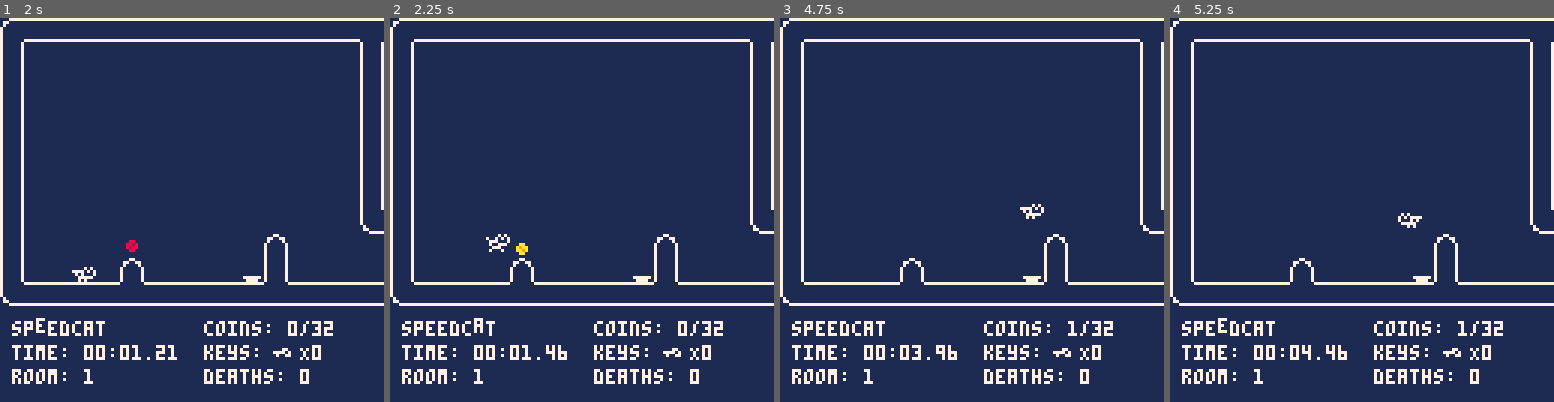
Above: before the commit, frames 1-4 (left to right).
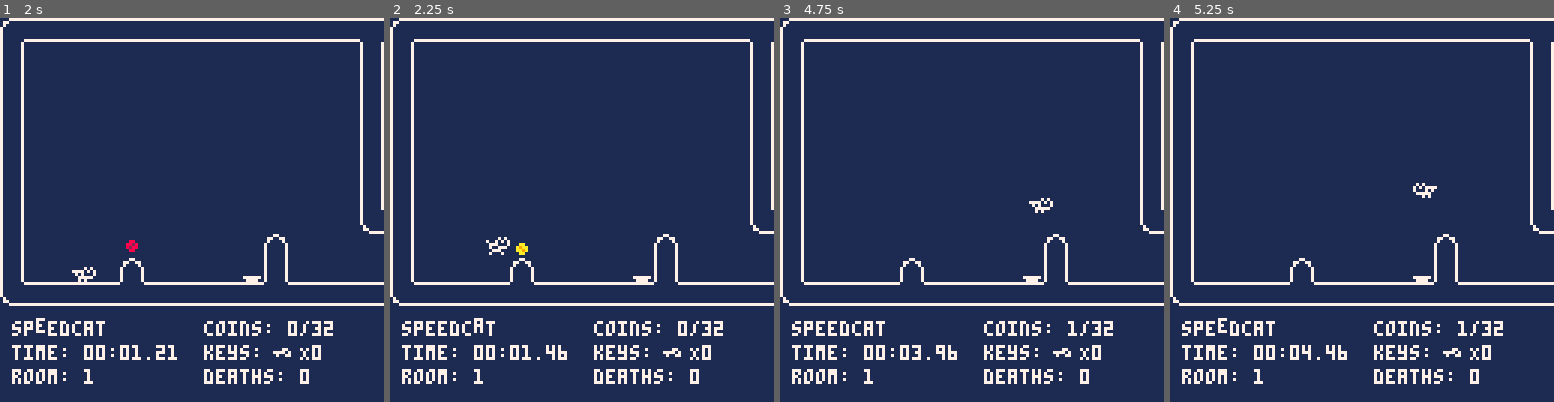
Above: after the commit, the same moments.

Repository: fletchmakes/speedcat
Game: PICO-8 cartridge speedcat.p8
The game is run twice, just before and just after one commit, with the same random seed, the same clock (stepped at 60 frames per second) and the same inputs.
Inputs:
- Up to frame 1 (2 s): tap X (X key) at 0.33, 1.07, 1.85 s; tap O (Z key) at 0.7, 1.7 s; hold Right from 1.6 s (still down)
- Up to frame 2 (2.25 s): release Right at 2.1 s; tap O (Z key) at 2.1 s; hold Up from 2.15 s (still down)
- Up to frame 3 (4.75 s): release Up at 2.42 s; hold Right 2.47-3.03 s; tap O (Z key) every 0.4 s from 2.5 to 4.5 s; tap X (X key) at 2.97, 4.08 s; hold Left 3.08-3.58 s; hold Down 3.63-3.97 s; hold Right 4.02-4.68 s; hold Up from 4.73 s (still down)
- Up to frame 4 (5.25 s): tap O (Z key) at 4.9 s; release Up at 5.03 s; hold Left from 5.08 s (still down); tap X (X key) at 5.2 s

Frame 1 is identical in both runs. In frame 2, 0.2% of the frame differs, in the area x 25-32%, y 56-62%; in frame 3, 0.2%; in frame 4, 0.2%, in the area x 59-70%, y 42-55%.

Commit message:
revamp collisions to be better; new bug introduced - sticking to tops of blocks

Diff:
--- a/speedcat.p8
+++ b/speedcat.p8
@@ -64,13 +64,17 @@
 
 function update_objects()
     for o in all(objects) do
-        o.update(o)
+        if(o.update ~= nil) then
+            o.update(o)
+        end
     end
 end
 
 function draw_objects()
     for o in all(objects) do
-        o.draw(o)
+        if(o.draw ~= nil) then
+            o.draw(o)
+        end
     end
 end
 
@@ -86,7 +90,7 @@
     -- physics
     cat.accel = 0.06
     cat.deccel = 0.1
-    cat.jaccel = -2
+    cat.jaccel = -1.8
     cat.saccel = -2.5
     cat.maxhvel = 1
     cat.minhvel = -1
@@ -102,6 +106,8 @@
     cat.collideable = true
     cat.type = 'cat'
     cat.on_ground = false
+    cat.can_move = false
+    cat.button = nil
 
     cat.update = function(this)
         -- movement + physics
@@ -156,12 +162,30 @@
         local newx = this.pos.x + this.dx
         local newy = this.pos.y + this.dy
 
+        this.on_ground = false
+        this.can_move = true
+
         local xcol = collide(this, newx+this.box.x, this.pos.y+this.box.y, this.box.w, this.box.h, true)
-        this.handle_collisions(this, xcol, true, newx)
-
-        if (not this.dead) then
-            local ycol = collide(this, this.pos.x+this.box.x, newy+this.box.y, this.box.w, this.box.h, false)
-            this.handle_collisions(this, ycol, false, newy)
+        if (xcol ~= nil) then handle_collision(this, xcol, true) end
+        if (this.can_move) then this.pos.x = this.pos.x + this.dx end
+
+        this.can_move = true
+
+        local ycol = collide(this, this.pos.x+this.box.x, newy+this.box.y, this.box.w, this.box.h, false)
+        if (ycol ~= nil) then handle_collision(this, ycol, false) end
+        if (this.can_move) then this.pos.y = this.pos.y + this.dy end
+
+        -- on button? check
+        if (this.button ~= nil) and (xcol ~= this.button) and (ycol ~= this.button) then
+            this.button.unpress(this.button)
+            this.button = nil
+        end
+
+        -- death check
+        if (this.dead) then
+            deaths = deaths + 1
+            destroy(this)
+            return
         end
 
         if (abs(this.dx) < this.accel) then
@@ -205,72 +229,115 @@
     end
 
     -- helper methods
-    cat.handle_collisions = function(this, col, horiz, newcoord)
-        this.on_ground = false
-        local can_move = true
-
-        if (col ~= nil) then
-            if (col.type == 'block') then
-                -- collided with a block, so stop this action
-                can_move = false
-                if (horiz and this.pos.x < col.pos.x + col.box.x) then
+    cat.handle_block = function(this, block, horiz)
+        -- collided with a block, so stop moving
+        this.can_move = false
+        if (horiz) then
+            if (this.pos.x < block.pos.x + block.box.x) then
+                if ( (this.pos.y + this.box.y + this.box.h) - (block.pos.y + block.box.y) < 3 and
+                     (this.pos.y + this.box.y + this.box.h) - (block.pos.y + block.box.y) > 0 ) then
+                    -- just a small step up, go ahead and just move up
+                    this.can_move = true
+                    set_on_top(this, block)
+                else
                     -- we are to the left
-                    if (col.push ~= nil) then
-                        colx = col.push(col, this)
-                        this.pos.x = colx - col.box.x - col.box.w - this.box.x
-                    elseif (col.unlock ~= nil) then
-                        local unlocked = col.unlock(col)
-                        if (unlocked) then can_move = true else set_on_left(this, col) end
-                    elseif (col.box.h > 2) then
-                        set_on_left(this, col)
-                    else
-                        set_on_top(this, col)
-                        this.pos.x = newcoord
-                        this.on_ground = true
-                    end
-                elseif (horiz) then
+                    set_on_left(this, block)
+                end
+            else
+                if ( (this.pos.y + this.box.y + this.box.h) - (block.pos.y + block.box.y) < 3 and
+                     (this.pos.y + this.box.y + this.box.h) - (block.pos.y + block.box.y) > 0 ) then
+                    -- just a small step up, go ahead and just move up
+                    this.can_move = true
+                    set_on_top(this, block)
+                else
                     -- we are to the right
-                    if (col.push ~= nil) then
-                        colx = col.push(col, this)
-                        this.pos.x = colx + col.box.x + col.box.w + this.box.x
-                    elseif (col.unlock ~= nil) then
-                        local unlocked = col.unlock(col)
-                        if (unlocked) then can_move = true else set_on_right(this, col) end
-                    elseif (col.box.h > 2) then
-                        set_on_right(this, col)
-                    else
-                        set_on_top(this, col)
-                        this.pos.x = newcoord
-                    end
-                elseif (not horiz and this.pos.y < col.pos.y + col.box.y) then
-                    -- we are to the top
-                    set_on_top(this, col)
-                    this.on_ground = true
-                elseif (not horiz) then
-                    -- we are to the bottom
-                    set_on_bot(this, col)
+                    set_on_right(this, block)
                 end
-            elseif (col.type == 'spring' and not horiz) then
-                col.press(col)
-                set_on_top(this, col)
-                this.dy = this.saccel
-                this.on_ground = false
-                return
-            elseif (col.type == 'spike') then
-                if (horiz) then this.pos.x = newcoord else this.pos.y = newcoord end
-                deaths = deaths + 1
-                this.dead = true
-                destroy(this)
-                return
-            elseif (col.type == 'coin' or col.type == 'key') then
-                col.pick_up(col)
+            end
+        else
+            if (this.pos.y < block.pos.y + block.box.y) then
+                -- we are to the top
+                this.on_ground = true
+                set_on_top(this, block)
             else
-                -- should not be reached
+                -- we are to the bottom
+                set_on_bot(this, block)
             end
         end
-
-        if (can_move and horiz) then this.pos.x = newcoord
-        elseif (can_move and not horiz) then this.pos.y = newcoord end
+    end
+
+    cat.handle_switch_block = function(this, block, horiz)
+        if (block.collideable) then
+            this.handle_block(this, block, horiz)
+        else
+            this.can_move = true
+        end
+    end
+
+    cat.handle_coin = function(this, coin, horiz)
+        this.can_move = true
+        coin.pick_up(coin)
+    end
+
+    cat.handle_key = function(this, key, horiz)
+        this.can_move = true
+        key.pick_up(key)
+    end
+
+    cat.handle_door = function(this, door, horiz)
+        if (door.unlock(door)) then
+            this.can_move = true
+        else
+            -- since we couldn't unlock the door, just treat it as a solid block
+            this.handle_block(this, door, horiz)
+        end
+    end
+
+    cat.handle_spike = function(this, spike, horiz)
+        this.can_move = true
+        this.dead = true
+    end
+
+    cat.handle_spring = function(this, spring, horiz)
+        this.can_move = true
+        set_on_top(this, spring)
+        if (not horiz) then
+            spring.press(spring)
+            this.dy = this.saccel
+            this.on_ground = false
+        end
+    end
+
+    cat.handle_button = function(this, button, horiz)
+        this.can_move = true
+        this.handle_block(this, button, horiz)
+        this.button = button
+        button.press(button)
+    end
+
+    cat.handle_crate = function(this, crate, horiz)
+        this.can_move = false
+        if (horiz) then
+            if (this.pos.x < crate.pos.x + crate.box.x) then
+                local oldcratex = crate.pos.x
+                local newcratex = crate.push(crate, this)
+                if (oldcratex ~= newcratex) then
+                    this.pos.x = newcratex - crate.box.x - crate.box.w - this.box.x
+                else
+                    this.handle_block(this, crate, horiz)
+                end
+            else
+                local oldcratex = crate.pos.x
+                local newcratex = crate.push(crate, this)
+                if (oldcratex ~= newcratex) then
+                    this.pos.x = newcratex + crate.box.x + crate.box.w + this.box.x
+                else
+                    this.handle_block(this, crate, horiz)
+                end
+            end
+        else
+            this.handle_block(this, crate, horiz)
+        end
     end
 
     return cat
@@ -282,6 +349,7 @@
     cat.spritenum = 16
     cat.spritebase = 16
     cat.frames = 2
+    cat.type = 'fake_cat'
 
     cat.update = function(this)
         if (tick) then
@@ -334,7 +402,7 @@
     local key = {}
     -- movement
     key.pos = { x=x, y=y }
-    key.box = { x=1, y=3, w=6, h=3 }
+    key.box = { x=0, y=0, w=8, h=8 }
     -- animation
     key.spritenum = 51
     key.spritebase = 51
@@ -410,10 +478,6 @@
         if (double_double_tick) then this.toggle(this) end
     end
 
-    timer.draw = function(this)
-        -- empty
-    end
-
     timer.toggle = function(this)
         if (this.activated) then this.activated = false else this.activated = true end
     end
@@ -431,14 +495,6 @@
     -- collisions
     respawn.collideable = false
     respawn.type = 'respawn'
-
-    respawn.update = function(this)
-        -- empty
-    end
-
-    respawn.draw = function(this)
-        -- empty
-    end
 
     return respawn
 end
@@ -465,10 +521,6 @@
         spike.box = { x=0, y=0, w=7, h=8 }
     else -- spike left
         spike.box = { x=1, y=0, w=7, h=8 }
-    end
-
-    spike.update = function(this)
-        -- empty
     end
 
     spike.draw = function(this)
@@ -529,13 +581,13 @@
     button.reset = false
     -- collisions
     button.collideable = true
-    button.type = 'block'
+    button.type = 'button'
 
     button.update = function(this)
         -- look for a collision with 'cat' or 'crate' on top of the button
-        local ycol = collide(this, this.pos.x + this.box.x, this.pos.y + this.box.y - 1, this.box.w, this.box.h, false)
-
-        this.handle_collisions(this, ycol)
+        -- local ycol = collide(this, this.pos.x + this.box.x, this.pos.y + this.box.y - 1, this.box.w, this.box.h, false)
+
+        -- this.handle_collisions(this, ycol)
 
         if (this.activated and not this.reset) then
             this.spritenum = 6
@@ -551,18 +603,12 @@
         spr(this.spritenum, this.pos.x, this.pos.y)
     end
 
-    -- helper functions
-    button.handle_collisions = function(this, col)
-        local has_pressed = false
-        if (col ~= nil) then
-            if (col.type == 'cat' or col.type == 'block') then
-                has_pressed = true
-                set_on_top(col, this)
-                col.on_ground = true
-            end
-        end
-
-        if (has_pressed) then this.activated = true else this.activated = false end
+    button.press = function(this)
+        this.activated = true
+    end
+
+    button.unpress = function(this)
+        this.activated = false
     end
 
     return button
@@ -577,7 +623,7 @@
     block.spritenum = 49
     -- collisions
     block.collideable = false
-    block.type = 'block'
+    block.type = 'switch_block'
     block.default_on = start_on
     -- activation
     block.trigger = nil
@@ -603,7 +649,7 @@
         -- return to original state
         this.collideable = temp_collideable
 
-        if (not this.trigger) then
+        if (this.trigger == nil) then
             -- the trigger was deleted, don't try to update as we're about to be deleted as well
             return
         end
@@ -649,12 +695,15 @@
     crate.minhvel = -0.5
     crate.maxvvel = 4
     crate.minvvel = -3.5
+    crate.saccel = -2.2
     -- animation
     crate.spritenum = 48
     -- collisions
     crate.collideable = true
-    crate.type = 'block'
+    crate.type = 'crate'
     crate.on_ground = true
+    crate.can_move = false
+    crate.button = nil
 
     crate.update = function(this)
         this.dy = this.dy + grav
@@ -676,11 +725,24 @@
         local newx = this.pos.x + this.dx
         local newy = this.pos.y + this.dy
 
+        this.on_ground = false
+        this.can_move = true
+
         local xcol = collide(this, newx+this.box.x, this.pos.y+this.box.y, this.box.w, this.box.h, true)
-        this.handle_collisions(this, xcol, true, newx)
+        if (xcol ~= nil) then handle_collision(this, xcol, true) end
+        if (this.can_move) then this.pos.x = this.pos.x + this.dx end
+
+        this.can_move = true
 
         local ycol = collide(this, this.pos.x+this.box.x, newy+this.box.y, this.box.w, this.box.h, false)
-        this.handle_collisions(this, ycol, false, newy)
+        if (ycol ~= nil) then handle_collision(this, ycol, false) end
+        if (this.can_move) then this.pos.y = this.pos.y + this.dy end
+
+        -- on button? check
+        if (this.button ~= nil) and (xcol ~= this.button) and (ycol ~= this.button) then
+            this.button.unpress(this.button)
+            this.button = nil
+        end
 
         if (abs(this.dx) < 0.1) then
             this.dx = 0
@@ -699,43 +761,86 @@
     end
 
     -- helper methods
-    crate.handle_collisions = function(this, col, horiz, newcoord)
-        local can_move = true
-        if (col ~= nil) then
-            if (col.type == 'block' or col.type == 'spike') then
-                -- collided with a block, so stop this action
-                can_move = false
-                if (horiz and this.pos.x < col.pos.x + col.box.x) then
+    crate.handle_block = function(this, block, horiz)
+        -- collided with a block, so stop moving
+        this.can_move = false
+        if (horiz) then
+            if (this.pos.x < block.pos.x + block.box.x) then
+                if ( (this.pos.y + this.box.y + this.box.h) - (block.pos.y + block.box.y) < 3 and
+                     (this.pos.y + this.box.y + this.box.h) - (block.pos.y + block.box.y) > 0 ) then
+                    -- just a small step up, go ahead and just move up
+                    this.can_move = true
+                    set_on_top(this, block)
+                else
                     -- we are to the left
-                    if (col.box.h > 2) then
-                        set_on_left(this, col)
-                    else
-                        set_on_top(this, col)
-                        this.pos.x = newcoord
-                    end
-                elseif (horiz) then
-                    -- we are to the right
-                    if (col.box.h > 2) then
-                        set_on_right(this, col)
-                    else
-                        set_on_top(this, col)
-                        this.pos.x = newcoord
-                    end
-                elseif (not horiz and this.pos.y < col.pos.y + col.box.y) then
-                    -- we are to the top
-                    set_on_top(this, col)
-                elseif (not horiz) then
-                    -- we are to the bottom
-                    set_on_bot(this, col)
+                    set_on_left(this, block)
                 end
             else
-                -- should not be reached
-                can_move = false
+                if ( (this.pos.y + this.box.y + this.box.h) - (block.pos.y + block.box.y) < 3 and
+                     (this.pos.y + this.box.y + this.box.h) - (block.pos.y + block.box.y) > 0 ) then
+                    -- just a small step up, go ahead and just move up
+                    this.can_move = true
+                    set_on_top(this, block)
+                else
+                    -- we are to the right
+                    set_on_right(this, block)
+                end
             end
-        end
-
-        if (can_move and horiz) then this.pos.x = newcoord
-        elseif (can_move and not horiz) then this.pos.y = newcoord end
+        else
+            if (this.pos.y < block.pos.y + block.box.y) then
+                -- we are to the top
+                this.on_ground = true
+                set_on_top(this, block)
+            else
+                -- we are to the bottom
+                set_on_bot(this, block)
+            end
+        end
+    end
+
+    crate.handle_switch_block = function(this, block, horiz)
+        if (block.collideable) then
+            this.handle_block(this, block, horiz)
+        else
+            this.can_move = true
+        end
+    end
+
+    crate.handle_coin = function(this, coin, horiz)
+        this.handle_block(this, coin, horiz)
+    end
+
+    crate.handle_key = function(this, key, horiz)
+        this.handle_block(this, key, horiz)
+    end
+
+    crate.handle_door = function(this, door, horiz)
+        this.handle_block(this, door, horiz)
+    end
+
+    crate.handle_spike = function(this, spike, horiz)
+        this.handle_block(this, spike, horiz)
+    end
+
+    crate.handle_spring = function(this, spring, horiz)
+        this.can_move = true
+        set_on_top(this, spring)
+        if (not horiz) then
+            spring.press(spring)
+            this.dy = this.saccel
+            this.on_ground = false
+        end
+    end
+
+    crate.handle_button = function(this, button, horiz)
+        this.can_move = true
+        this.handle_block(this, button, horiz)
+        this.button = button
+        button.press(button)
+    end
+
+    crate.handle_cat = function(this, cat, horiz)
+        crate.handle_block(this, cat, horiz)
     end
 
     crate.push = function(this, ent)
@@ -754,11 +859,7 @@
     door.box = { x=0, y=0, w=8, h=8 }
     door.spritenum = num
     door.collideable = true
-    door.type = 'block'
-
-    door.update = function(this)
-        -- empty
-    end
+    door.type = 'door'
 
     door.draw = function(this)
         spr(this.spritenum, this.pos.x, this.pos.y)
@@ -786,10 +887,6 @@
     -- collisions
     block.collideable = true
     block.type = 'block'
-
-    block.update = function(this)
-        -- empty
-    end
 
     block.draw = function(this)
         spr(this.spritenum, this.pos.x, this.pos.y)
@@ -1051,27 +1148,10 @@
     end
 end
 
--- function collide(ent, x, y, w, h)
---     -- refer to: http://gamedev.docrobs.co.uk/first-steps-in-pico-8-hitting-things
---     -- this will return a list of all collisions with 'ent' in global 'objects'
---     -- the 'ent' MUST resolve all of these collisions
---     local collisions = {}
---     for o in all(objects) do
---         if (ent ~= o and ent.collideable == true and o.collideable == true ) then
---             local xdist = abs( (x + (w/2)) - (o.pos.x + o.box.x + (o.box.w/2)) )
---             local xwidths = (w / 2) + (o.box.w / 2)
---             local ydist = abs( (y + (h/2)) - (o.pos.y + o.box.y + (o.box.h/2)) )
---             local ywidths = (h / 2) + (o.box.h / 2)
-
---             if ( (xdist < xwidths) and (ydist < ywidths) ) then
---                 add(collisions, o)
---             end
---         end
---     end
---     return collisions
--- end
-
 function collide(ent, x, y, w, h, horiz)
+    -- refer to: http://gamedev.docrobs.co.uk/first-steps-in-pico-8-hitting-things
+    -- this will return the closest collision in the indicated direction with 'ent' in global 'objects'
+    -- the 'ent' MUST resolve this collision
     local closest = nil
     for o in all(objects) do
         if ( ent ~= o and ent.collideable == true and o.collideable == true ) then
@@ -1098,6 +1178,11 @@
     end
 
     return closest
+end
+
+function handle_collision(obj1, obj2, horiz)
+    -- call obj1's callback handler for obj2's type
+    obj1["handle_"..obj2.type](obj1, obj2, horiz)
 end
 
 function destroy(ent)
@@ -1344,7 +1429,7 @@
     if (half_tick) then
         -- each half-tick is 1/16th note
         sfx(0, 0, (sfx_frame % 32), 1)
-        sfx(1, 1, (sfx_frame % 32), 1)
+        -- sfx(1, 1, (sfx_frame % 32), 1)
         sfx_frame = sfx_frame + 1
     end
 end
@@ -1426,11 +1511,11 @@
 46000000000000000000000000000046460000000000000000000000000000464600000000000000000000000000004646000000000000000000000000000046
 46000000000000000000000000000046460000000000000000000000000000464600000000000000000000000000004646000000000000000000000000000046
 46000000000000000000000000000046460000000000000000000000000000464600000000000000000000000000004646000000000000000000000000000046
-46000000000000000000000000000046460000000000000000000000000000464600000000000000000000000000004646000000000000000000000000000046
-46000000000000000000000000000046460000000000000000000000000000464600000000000000000000000000004646000000000000000000000000000046
-46000000000000000000000000000046460000000000000000000000000000464600000000000000000000000000004646000000000000000000000000000046
-46000000000000000000000000000046460000000000000000000000000000464600000000000000000000000000004646000000000000000000000000000046
-46000000000000000000000000000046460000000000000000000000000000464600000000000000000000000000004646000000000000000000000000000046
+46000000000000000303000000000046460000000000000000000000000000464600000000000000000000000000004646000000000000000000000000000046
+46000000000000000000000000000046460000000000000000000000000000464600000000000000000000000000004646000000000000000000000000000046
+46000000000000000000000000000046460000000000000000000000000000464600000000000000000000000000004646000000000000000000000000000046
+46000000000000000000000000000046460000000000000000000000000000464600000000000000000000000000004646000000000000000000000000000046
+46000000020000000000000000000046460000000000000000000000000000464600000000000000000000000000004646000000000000000000000000000046
 46000000000000000000000000000046460000000000000000000000000000464600000000000000000000000000004646000000000000000000000000000046
 46000000000000000000000000000046460000000000000000000000000000464600000000000000000000000000004646000000000000000000000000000046
 46000000000000000000000000000046460000000000000000000000000000464600000000000000000000000000004646000000000000000000000000000046
Not shown, changed: the sound effects (__sfx__) section of speedcat.p8
